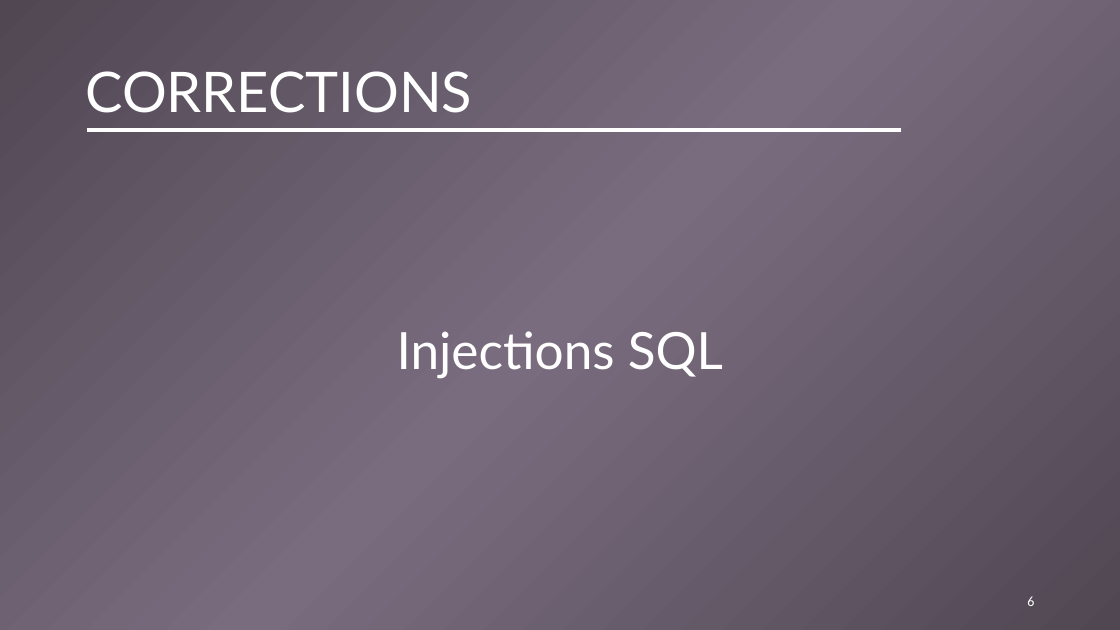
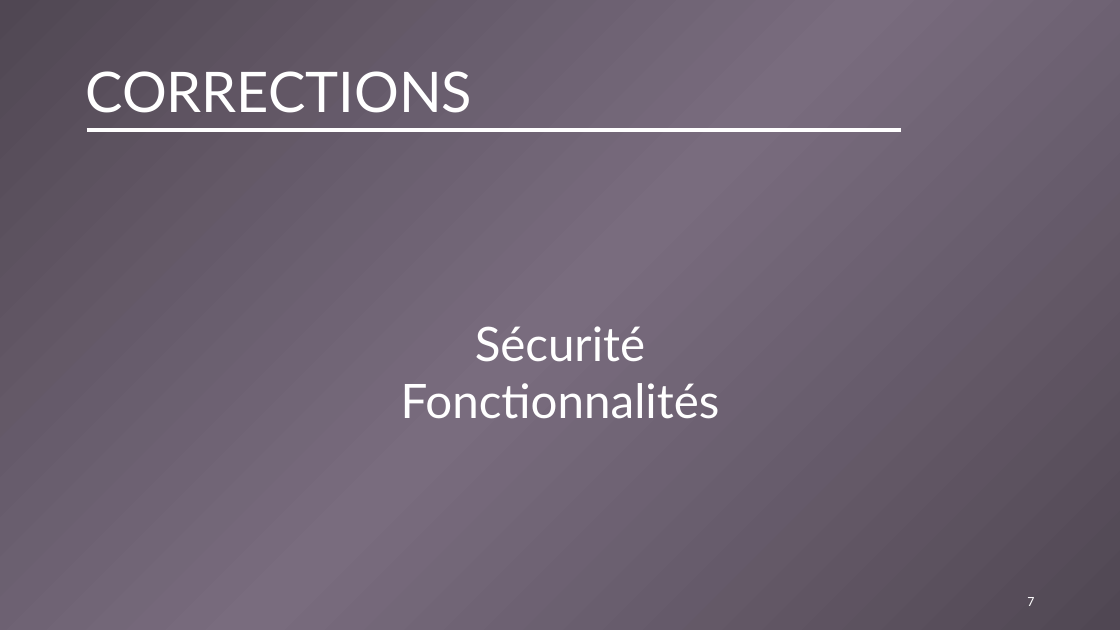
Before and after one commit to Spaicat/IUT-S2-EasyTasks, a slide deck: slide 7 of RDV/RDV2/EasyTask.pptx (slide 6 before the commit). Drawn at 1120x630 pixels with LibreOffice and Linux fonts; fonts in the diff are those of the drawing. Boxes give left, top, right and bottom in pixels: in the first picture for what was removed or moved away, otherwise in the second. Text is boxed around its words. In the diff, an @@ line names an element or a change of style, - is before the commit and + after.

Commit message:
modif diapo + correction d'une faute dans le projet

```diff
--- a/RDV/RDV2/EasyTask.pptx
+++ b/RDV/RDV2/EasyTask.pptx
@@ text at [401, 326, 720, 419]: text changed; size 44 to 40.7 pt @@
-Injections SQL
+Sécurité
+Fonctionnalités
@@ page number at [1027, 597, 1034, 606]: text changed @@
-6
+7
```
Also in this commit, not shown: 2 other slides changed, 1 slide added, 6 other files.
